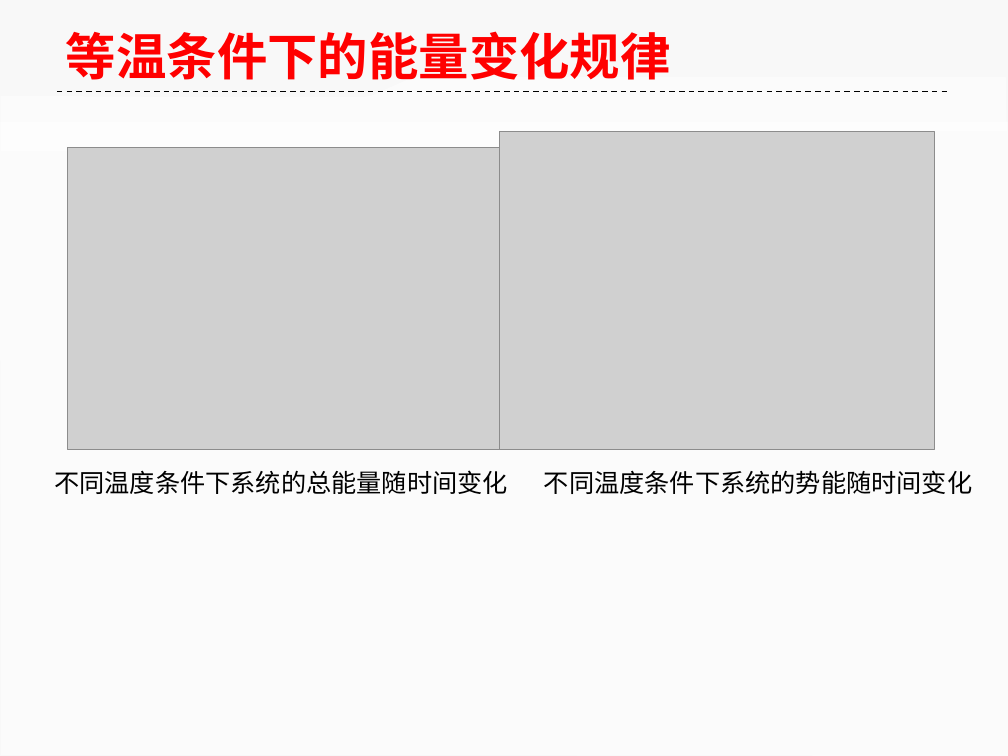
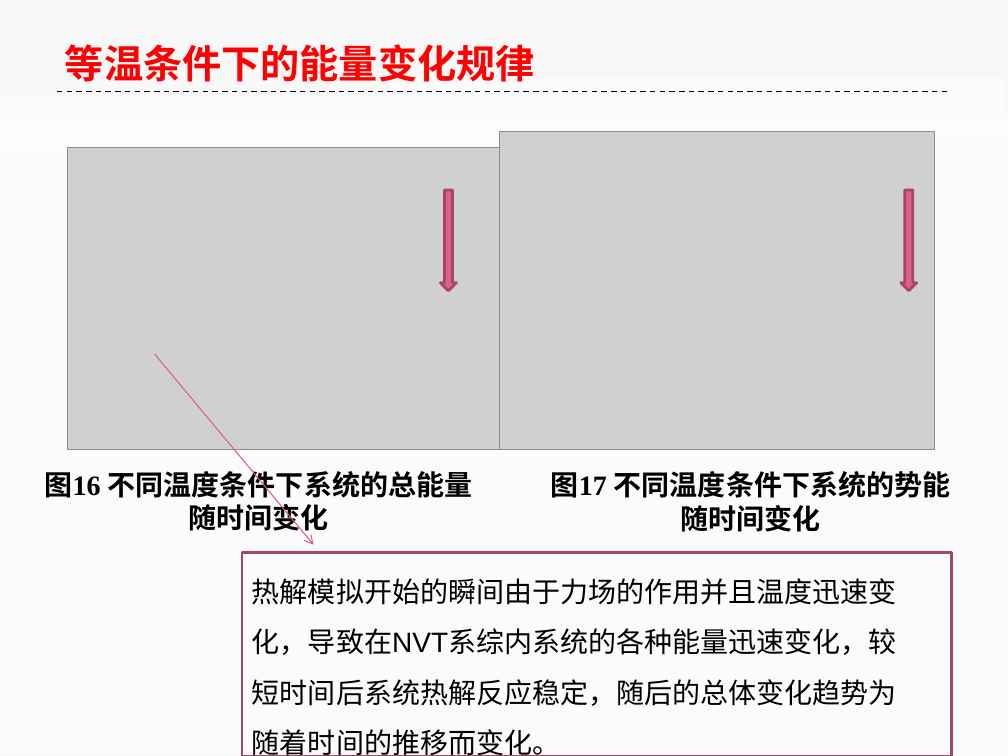
Before and after one commit to ilvcr/GraduationProject, a slide deck: slide 28 of ppt/yoghourtppt.pptx (slide 30 before the commit). Drawn at 1008x756 pixels with LibreOffice and Linux fonts; fonts in the diff are those of the drawing; grey boxes stand for pictures. Boxes give left, top, right and bottom in pixels: in the first picture for what was removed or moved away, otherwise in the second. Text is boxed around its words. In the diff, an @@ line names an element or a change of style, - is before the commit and + after.

```diff
--- a/ppt/yoghourtppt.pptx
+++ b/ppt/yoghourtppt.pptx
@@ text "等温条件下的能量变化规律": place and size @@
-text "等温条件下的能量变化规律" at [66,31,671,80]
+text "等温条件下的能量变化规律" at [65,44,535,82]
@@ text "等温条件下的能量变化规律" at [65,44,535,82]: size 36 to 28 pt @@
@@ down arrow added at [440,191,457,291], fill #DE608D, outline #A44768 2 pt @@
@@ down arrow added at [901,191,917,291], fill #DE608D, outline #A44768 2 pt @@
@@ arrow added from (155, 354) to (313, 544), #DC5B89 0.75 pt @@
@@ text at [45,467,473,536]: text changed; size 18 to 20 pt; bold on @@
-不同温度条件下系统的总能量随时间变化
+图16 不同温度条件下系统的总能量
+随时间变化
@@ text at [551,471,950,532]: text changed; size 18 to 20 pt; bold on @@
-不同温度条件下系统的势能随时间变化
+图17 不同温度条件下系统的势能
+随时间变化
@@ rectangle added at [242,552,952,756], outline #A44768 2 pt @@
@@ text added at [252,578,897,756], 20 pt, text #000000 @@
+热解模拟开始的瞬间由于力场的作用并且温度迅速变化，导致在NVT系综内系统的各种能量迅速变化，较短时间后系统热解反应稳定，随后的总体变化趋势为随着时间的推移而变化。
```
Also in this commit, not shown: 40 other slides changed, 4 slides added, 15 slides removed, 3 other files.
